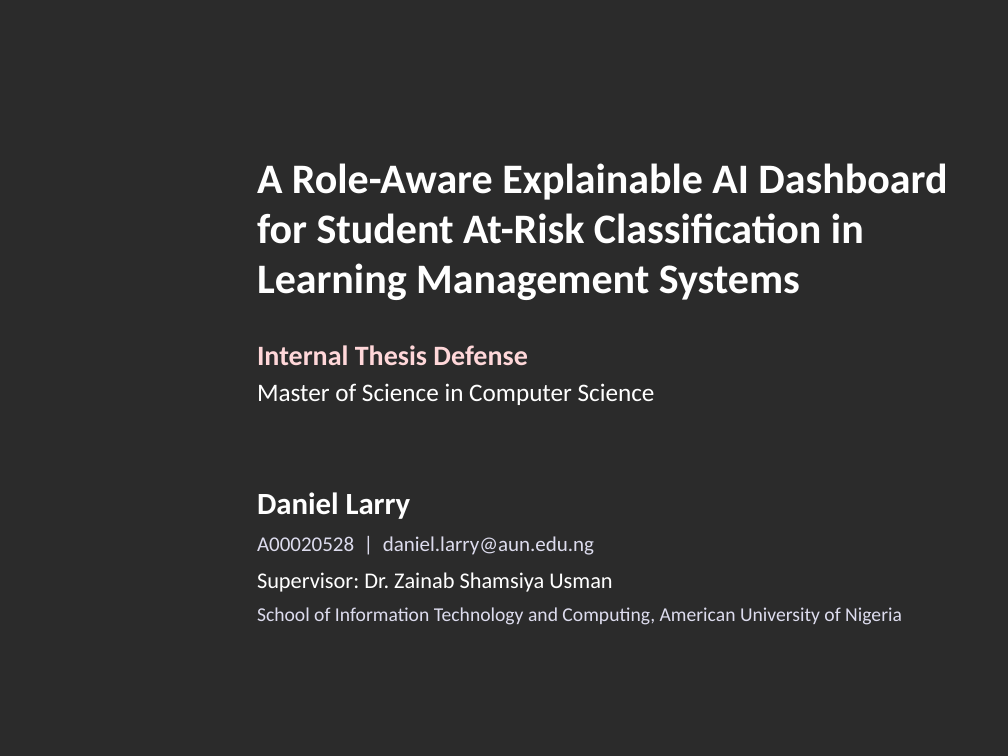
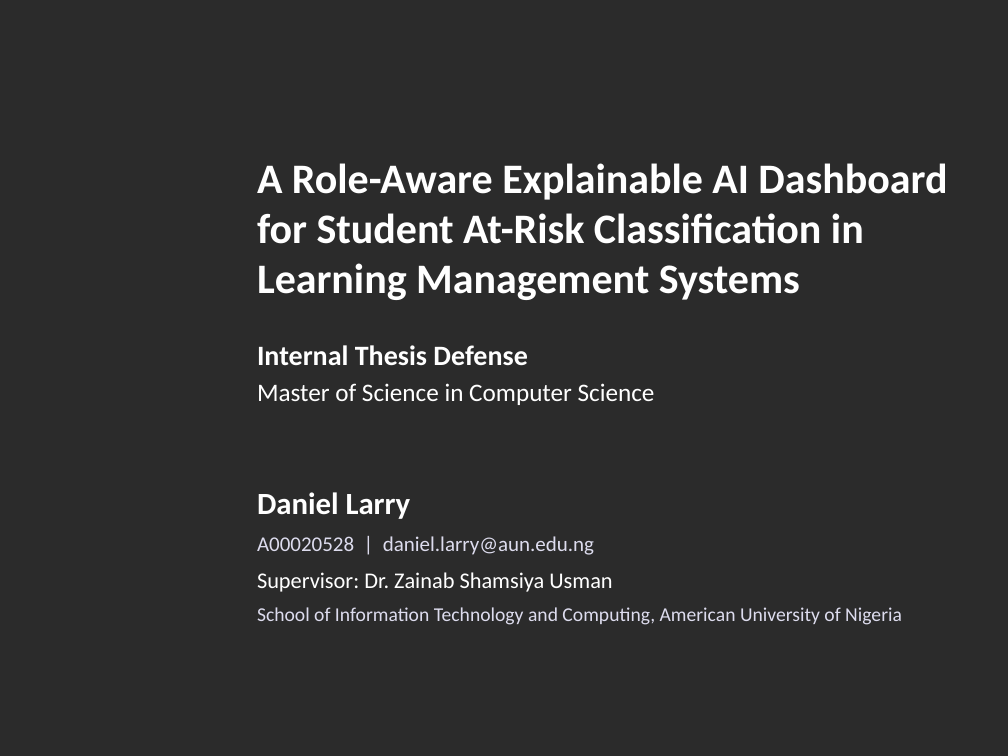
Before and after one commit to daniel-larry/python-run-result, a slide deck: slide 1 of Internal_Defense_Presentation.pptx. Drawn at 1008x756 pixels with LibreOffice and Linux fonts; fonts in the diff are those of the drawing; background and template pictures are left out; a plain dark background stands for a picture behind light text. Boxes give left, top, right and bottom in pixels: in the first picture for what was removed or moved away, otherwise in the second. Text is boxed around its words. In the diff, an @@ line names an element or a change of style, - is before the commit and + after.

Commit message:
Defense deck: formal navy-only styling

```diff
--- a/Internal_Defense_Presentation.pptx
+++ b/Internal_Defense_Presentation.pptx
@@ text at box(257, 345, 527, 365): text colour #FFD7D9 to #FFFFFF in "Internal Thesis Defense" @@
```
Also in this commit, not shown: 18 other slides changed.
